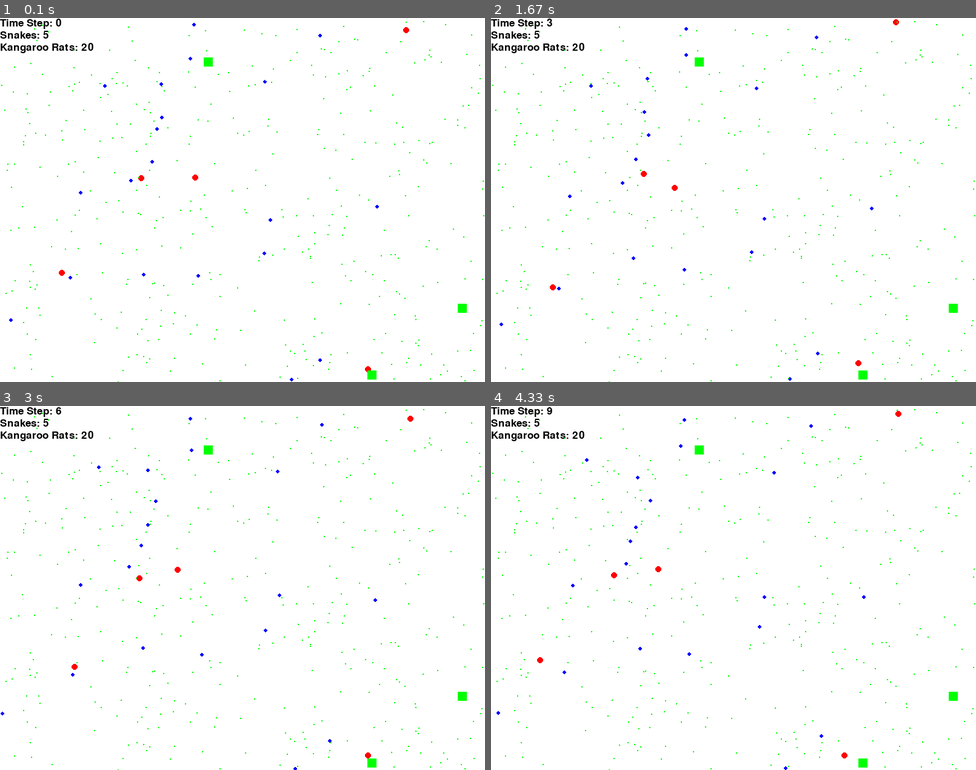
Above: before the commit, frames 1-4 (two rows, left to right).
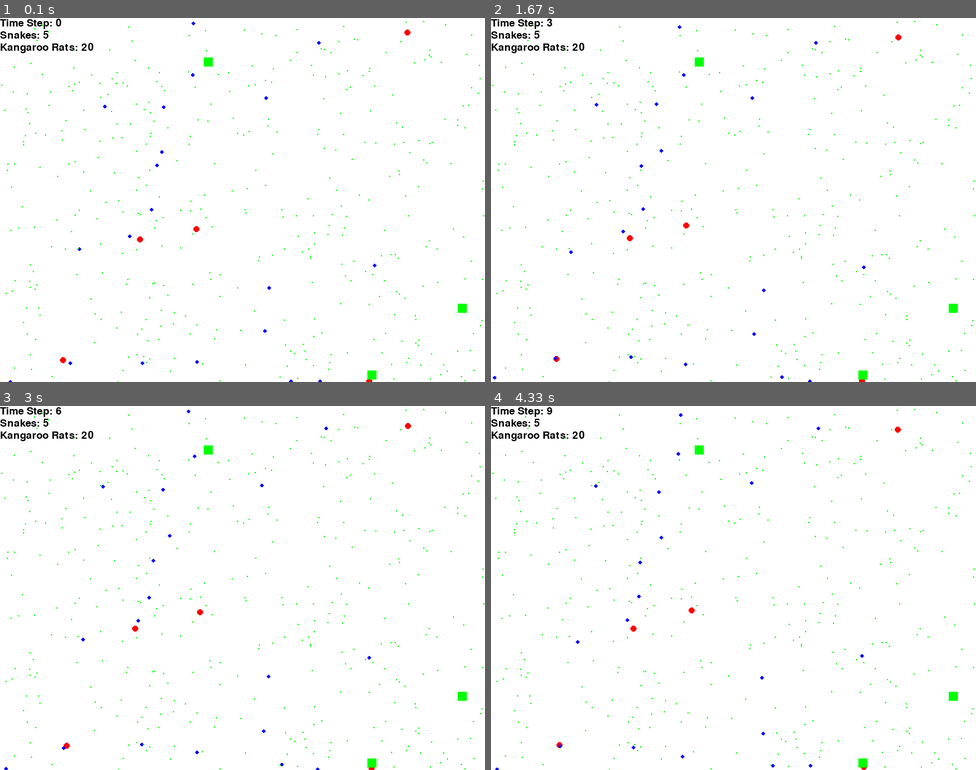
Above: after the commit, the same moments.

Repository: michaelremington2/uumarrty
Game: pygame game, started from Main.py
Same seed, same stepped clock (60 frames per second), same inputs: the game is played once before the commit and once after it.
Inputs:
- Up to frame 1 (0.1 s): no input
- Up to frame 2 (1.67 s): no input
- Up to frame 3 (3 s): no input
- Up to frame 4 (4.33 s): no input

The runs differ from the first frame. In frame 1, 0.3% of the frame differs, in the area x 1-85%, y 1-100%; in frame 2, 0.3%; in frame 3, 0.3%, in the area x 0-86%, y 1-100%; in frame 4, 0.3%.

Commit message:
Update Organisms.py
worked on moving algorithm and added ither new features such as an energy counter and alive and dead organism features.

Diff:
--- a/Organisms.py
+++ b/Organisms.py
@@ -1,5 +1,7 @@
 import random
 import pygame
+import time
+
 class organism:
     def __init__(self,color,size,boundary_x=800,boundary_y= 600):
         self.color = color
@@ -7,9 +9,10 @@
         self.boundary_y = boundary_y
         self.boundary_x = boundary_x
         self.x = random.randrange(0,boundary_x)
-        self.y = random.randrange(0,boundary_y)
-
-    def animal_color(color_name):
+        self.y = random.randrange(0,boundary_x)
+        self.point =(self.x,self.y)
+
+    def animal_color(self,color_name):
         ''' red, blue, green, white, black, random'''
         colors={
             'red' : (255,0,0),
@@ -31,9 +34,30 @@
         elif self.y < 0:
             self.y = 0
 
+    ############## New Movement #################
+    def move_direction(self):
+        self.y_direction = random.choice([0,1])
+        self.x_direction = random.choice([0,1])
+        y_distance = random.randrange(1,4)
+        x_distance = random.randrange(1,4)
+        if self.y_direction == 1:
+            # up
+            for i in range(y_distance):
+                self.move_y = 1
+        elif self.y_direction == 0:
+            # down
+            for i in range(y_distance):
+                self.move_y = -1
+        if self.x_direction == 1:
+            # right
+            for i in range(x_distance):
+                self.move_x = 1
+        elif self.x_direction == 0:
+            for i in range(x_distance):
+                self.move_x = -1
+
     def move(self):
-        self.move_x = random.randrange(-1,2)
-        self.move_y = random.randrange(-1,2)
+        self.move_direction()
         self.x += self.move_x
         self.y += self.move_y
         self.boundary()
@@ -47,57 +71,98 @@
         self.size = 5
         self.boundary_x = boundary_x
         self.boundary_y = boundary_y
-        self.energy_counter = 1000
+        self.energy_counter = random.randrange(750,950)
         self.alive = True
+        self.metabolism = 0.5 #ability to metabolize food
 
     def snake_walk_x(self):
-        chance_to_move = random.randrange(0,100)
+        #### Old
         long_distiance = random.randrange(0,100)
         if long_distiance <=95:
-            if chance_to_move < 25:
-                movement = random.randrange(1,3)
-            elif chance_to_move >=25 and chance_to_move < 50:
-                movement = random.randrange(-2,-1)
-            elif chance_to_move >= 50:
-                movement = 0
-            return movement
-        else:
-            if chance_to_move < 50:
-                movement = random.randrange(4,7)
-            elif chance_to_move >=50:
-                movement = random.randrange(-6,-4)
-            return movement*2
+            movement = random.randrange(-2,3)
+        else:
+            movement = random.randrange(-24,25)*2
+        return movement
 
     def snake_walk_y(self):
-        chance_to_move = random.randrange(0,100)
+        #### Old
         long_distiance = random.randrange(0,100)
         if long_distiance <=95:
-            if chance_to_move < 25:
-                movement = random.randrange(1,3)
-            elif chance_to_move >=25 and chance_to_move < 50:
-                movement = random.randrange(-2,-1)
-            elif chance_to_move >= 50:
-                movement = 0
-            return movement
-        else:
-            if chance_to_move < 50:
-                movement = random.randrange(4,7)
-            elif chance_to_move >=50:
-                movement = random.randrange(-6,-4)
-            return movement*2
-
+            movement = random.randrange(-2,3)
+        else:
+            movement = random.randrange(-24,25)*2
+        return movement
+
+    def snake_move_distance(self):
+        y_short_distance = random.randrange(1,4)
+        x_short_distance = random.randrange(1,4)
+        y_long_distance = random.randrange(5,15)
+        x_long_distance = random.randrange(5,15)
+        long_move_coefficent = random.randrange(0,100)
+        if self.energy_counter <=100:
+            self.chance_to_move_long = 50
+        else:
+            self.chance_to_move_long = 10
+        if long_move_coefficent <= self.chance_to_move_long:
+            self.y_distance = y_long_distance
+            self.x_distance = x_long_distance
+        else:
+            self.y_distance = y_short_distance
+            self.x_distance = x_short_distance
+
+    def snake_move_direction(self):
+        self.y_direction = random.choice([0,1])
+        self.x_direction = random.choice([0,1])
+        self.snake_move_distance()
+        if self.y_direction == 1:
+            # up
+            for i in range(self.y_distance):
+                self.move_y = 1
+        elif self.y_direction == 0:
+            # down
+            for i in range(self.y_distance):
+                self.move_y = -1
+        if self.x_direction == 1:
+            # right
+            for i in range(self.x_distance):
+                self.move_x = 1
+        elif self.x_direction == 0:
+            for i in range(self.x_distance):
+                self.move_x = -1
 
     def snake_move(self):
-        self.move_x = self.snake_walk_x()
-        self.move_y = self.snake_walk_y()
-        self.x += self.move_x
-        self.y += self.move_y
-        self.boundary()
-
-    def snake_energy(self,n):
-        if n % 13 == 0:
-            self.energy_counter = self.energy_counter - 5
-        print('Snake Energy Level:' + str(self.energy_counter))
+        if self.alive == True:
+            chance_to_move = random.randrange(0,100)
+            if chance_to_move <= 50:
+                self.snake_move_direction()
+            else:
+                self.move_x = 0
+                self.move_y = 0
+            self.x += self.move_x
+            self.y += self.move_y
+            #print( 'snake x:' + str(self.x) + ' y:' + str(self.y))
+            self.boundary()
+
+    def snake_dead(self):
+        if self.alive == False:
+            self.color = (255,255,255)
+            self.move_x = 0
+            self.move_y = 0
+            self.x = 0
+            self.y = 0
+            self.size = 1
+
+    def snake_energy(self,time):
+        if self.alive == True:
+            if time % 15 == 0:
+                self.energy_counter = self.energy_counter - 1
+            elif time % 15 != 0:
+                self.energy_counter = round(self.energy_counter)
+            if self.energy_counter <= 1:
+                self.alive = False
+                self.snake_dead()
+
+
 
 
 class kangaroo_rat(organism):
@@ -108,15 +173,98 @@
         self.size = 3
         self.boundary_x = boundary_x
         self.boundary_y = boundary_y
-        self.initial_energy_counter = 200
+        self.energy_counter = random.randrange(190,220)
         self.alive = True
+        self.metabolism = .8
+
+    def krat_walk_x(self):
+        #old
+        long_distiance = random.randrange(0,100)
+        if long_distiance <=80:
+            movement = random.randrange(-2,3)
+        else:
+            movement = random.randrange(-6,7)*2
+        return movement
+
+    def krat_walk_y(self):
+        #old
+        long_distiance = random.randrange(0,100)
+        if long_distiance <=80:
+            movement = random.randrange(-2,3)
+        else:
+            movement = random.randrange(-6,7)*2
+        return movement
+
+    def krat_move_distance(self):
+        y_short_distance = random.randrange(1,4)
+        x_short_distance = random.randrange(1,4)
+        y_long_distance = random.randrange(5,15)
+        x_long_distance = random.randrange(5,15)
+        long_move_coefficent = random.randrange(0,100)
+        if self.energy_counter <=40:
+            self.chance_to_move_long = 80
+        else:
+            self.chance_to_move_long = 10
+        if long_move_coefficent <= self.chance_to_move_long:
+            self.y_distance = y_long_distance
+            self.x_distance = x_long_distance
+        else:
+            self.y_distance = y_short_distance
+            self.x_distance = x_short_distance
+
+    def krat_move_direction(self):
+        self.y_direction = random.choice([0,1])
+        self.x_direction = random.choice([0,1])
+        self.krat_move_distance()
+        if self.y_direction == 1:
+            # up
+            for i in range(self.y_distance):
+                self.move_y = 1
+        elif self.y_direction == 0:
+            # down
+            for i in range(self.y_distance):
+                self.move_y = -1
+        if self.x_direction == 1:
+            # right
+            for i in range(self.x_distance):
+                self.move_x = 1
+        elif self.x_direction == 0:
+            for i in range(self.x_distance):
+                self.move_x = -1
 
     def krat_move(self):
-        self.move_x = random.randrange(-2,3)
-        self.move_y = random.randrange(-2,3)
-        self.x += self.move_x
-        self.y += self.move_y
-        self.boundary()
+        if self.alive == True:
+            chance_to_move = random.randrange(0,100)
+            if chance_to_move <= 80:
+                self.krat_move_direction()
+            else:
+                self.move_x = 0
+                self.move_y = 0
+            self.x += self.move_x
+            self.y += self.move_y
+            #print( 'snake x:' + str(self.x) + ' y:' + str(self.y))
+            self.boundary()
+
+    def krat_dead(self):
+        if self.alive == False:
+            self.color = (255,255,255)
+            self.move_x = 0
+            self.move_y = 0
+            self.x = 0
+            self.y = 0
+            self.size = 1
+            self.energy_counter = 0
+
+    def krat_energy(self,time):
+        if self.alive == True:
+            if time % 5 == 0:
+                self.energy_counter = self.energy_counter - 1
+            elif time % 5 != 0:
+                self.energy_counter = round(self.energy_counter)
+            if self.energy_counter == 1:
+                self.alive = False
+                self.krat_dead()
+
 
 class bush:
     def __init__(self,boundary_x=800,boundary_y= 600):
@@ -127,8 +275,20 @@
         self.boundary_x = boundary_x
         self.x = random.randrange(0,boundary_x)
         self.y = random.randrange(0,boundary_y)
-        self.energy = random.randrange(2000,3000)
+        self.energy_counter = random.randrange(2000,3000)
         self.alive = True
+
+    def bush_dead(self):
+        if self.energy_counter <=0:
+            self.alive = False
+            self.color = (255,255,255)
+            self.move_x = 0
+            self.move_y = 0
+            self.x = 0
+            self.y = 0
+            self.size = 1
+            self.energy_counter = 0
+
 class grass:
     def __init__(self,boundary_x=800,boundary_y= 600):
         self.color = (0,255,0)
@@ -138,8 +298,17 @@
         self.boundary_x = boundary_x
         self.x = random.randrange(0,boundary_x)
         self.y = random.randrange(0,boundary_y)
-        self.energy = random.randrange(50,60)
+        self.energy_counter = random.randrange(50,60)
         self.alive = True
 
+    def grass_dead(self):
+        if self.alive == False:
+            self.color = (255,255,255)
+            self.move_x = 0
+            self.move_y = 0
+            self.x = 0
+            self.y = 0
+            self.size = 1
+            self.energy_counter = 0
 if __name__ == "__main__":
-    pass
+   pass
